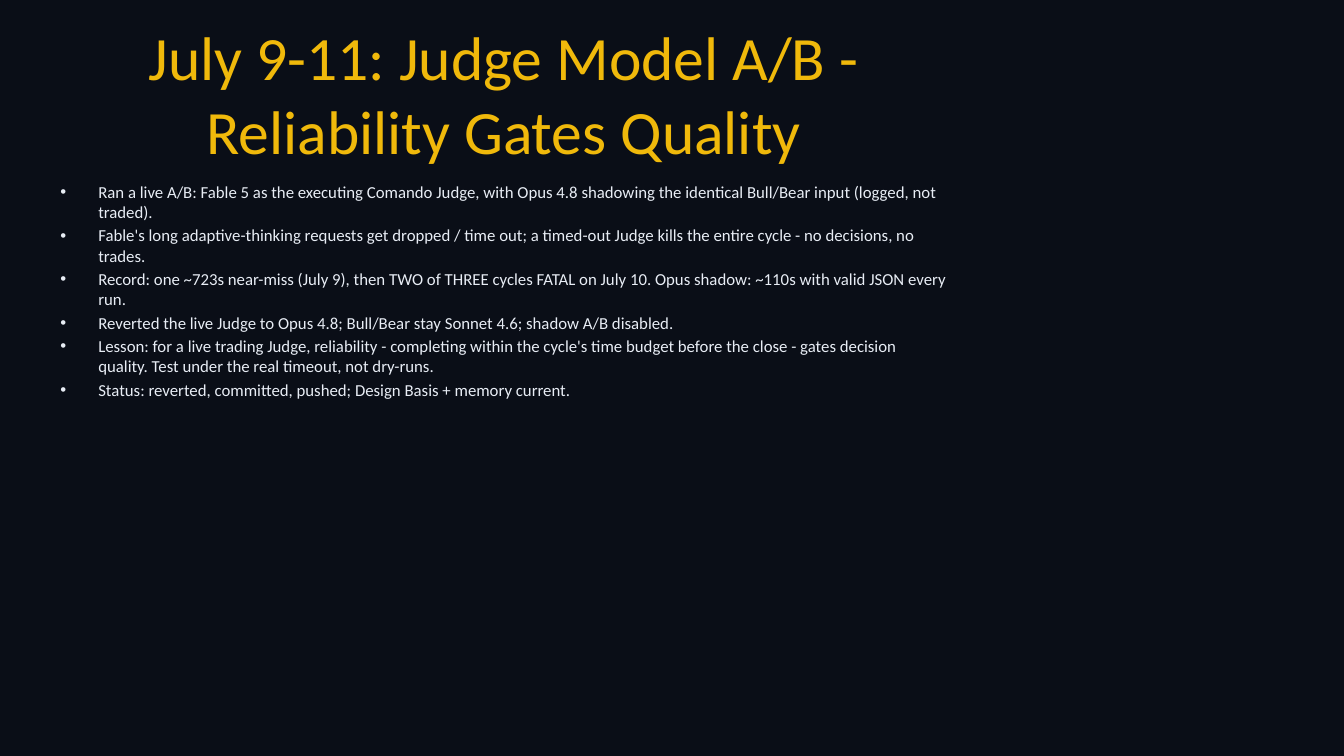
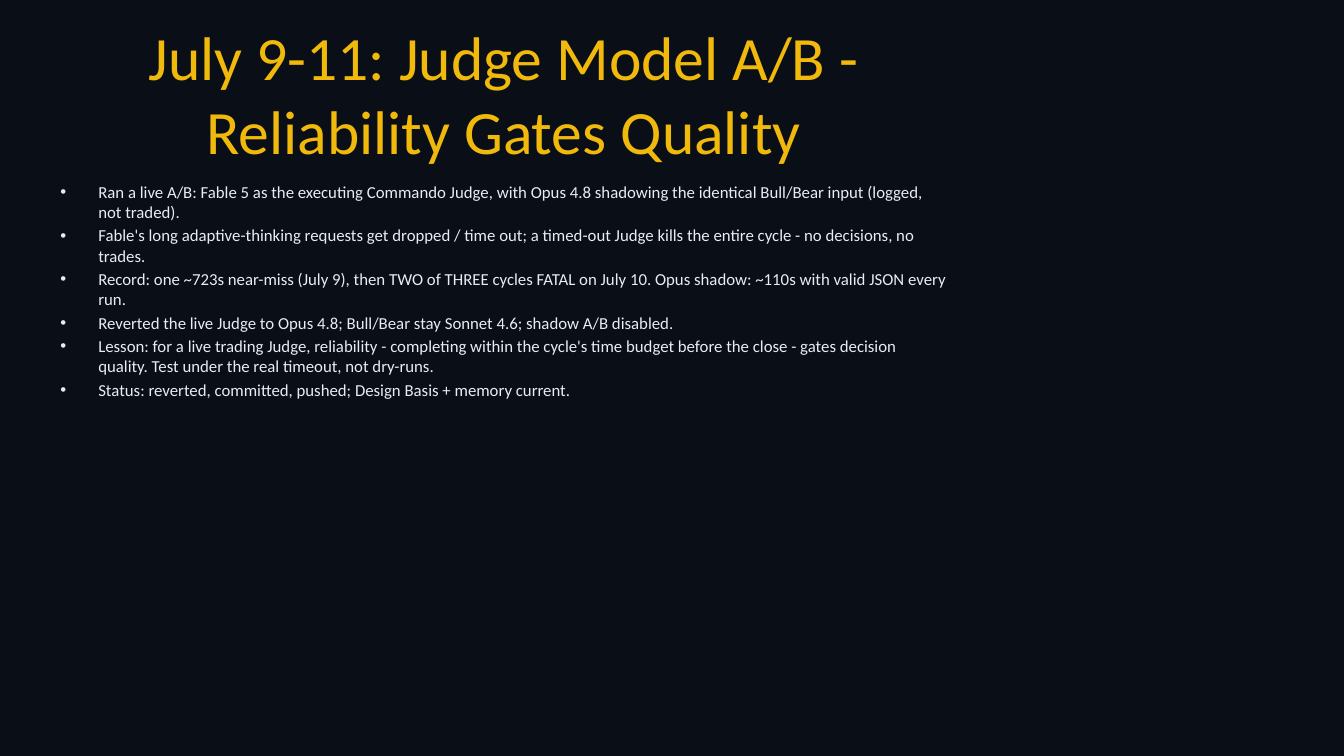
Before and after one commit to cbiggs1-tech/bigclaw-codebase, a slide deck: slide 17 of BigClaw_ShowAndTell.pptx. Drawn at 1344x756 pixels with LibreOffice and Linux fonts; fonts in the diff are those of the drawing. Boxes give left, top, right and bottom in pixels: in the first picture for what was removed or moved away, otherwise in the second. Text is boxed around its words. In the diff, an @@ line names an element or a change of style, - is before the commit and + after.

Commit message:
Ship four-sleeve live book, Commando radar/doctrine, and Alpaca guard harden.
Active sleeves: Innovation, Momentum, AI Defense, LLM-Commando. Event radar with
price_is_news half-exits; cold-trader REAL>THEATER / no-chase doctrine; active-only
pre/post Alpaca sync with self-heal. Docs: DESIGN_BASIS + ShowAndTell updated.
OpenRouter/Grok Judge remains experimental (not production).

```diff
--- a/BigClaw_ShowAndTell.pptx
+++ b/BigClaw_ShowAndTell.pptx
@@ text at [98, 186, 922, 220]: text changed @@
-• Ran a live A/B: Fable 5 as the executing Comando Judge, with Opus 4.8 shadowing the identical Bull/Bear input (logged, not traded).
+• Ran a live A/B: Fable 5 as the executing Commando Judge, with Opus 4.8 shadowing the identical Bull/Bear input (logged, not traded).
```
Also in this commit, not shown: 9 other slides changed, 4 slides added, 18 other files.
